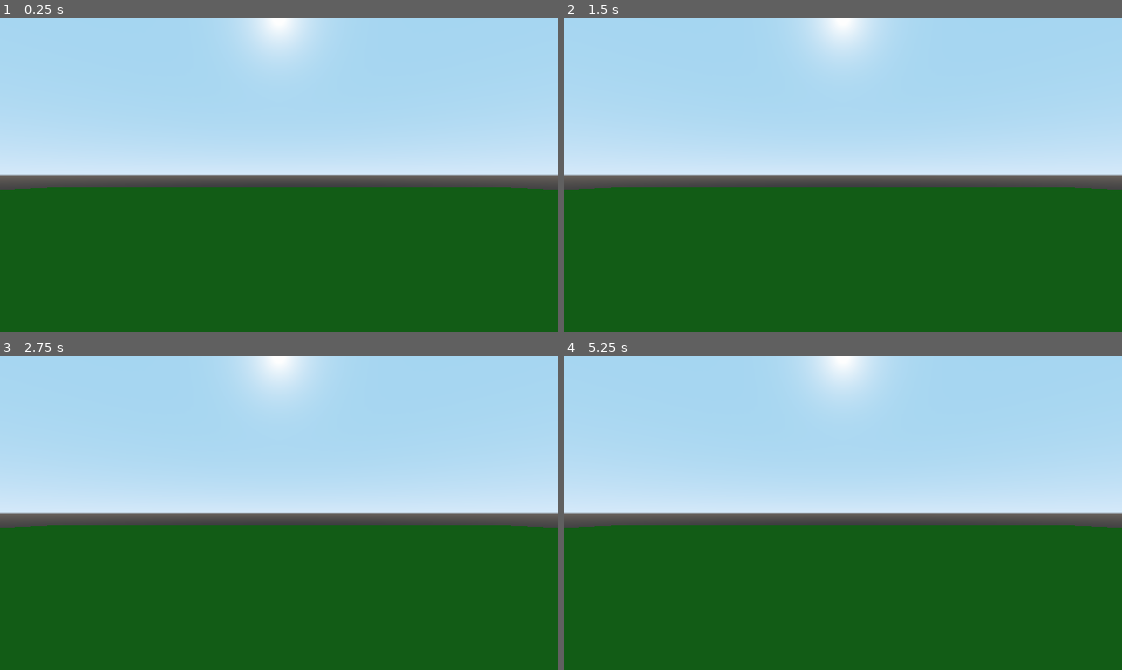
Above: before the commit, frames 1-4 (two rows, left to right).
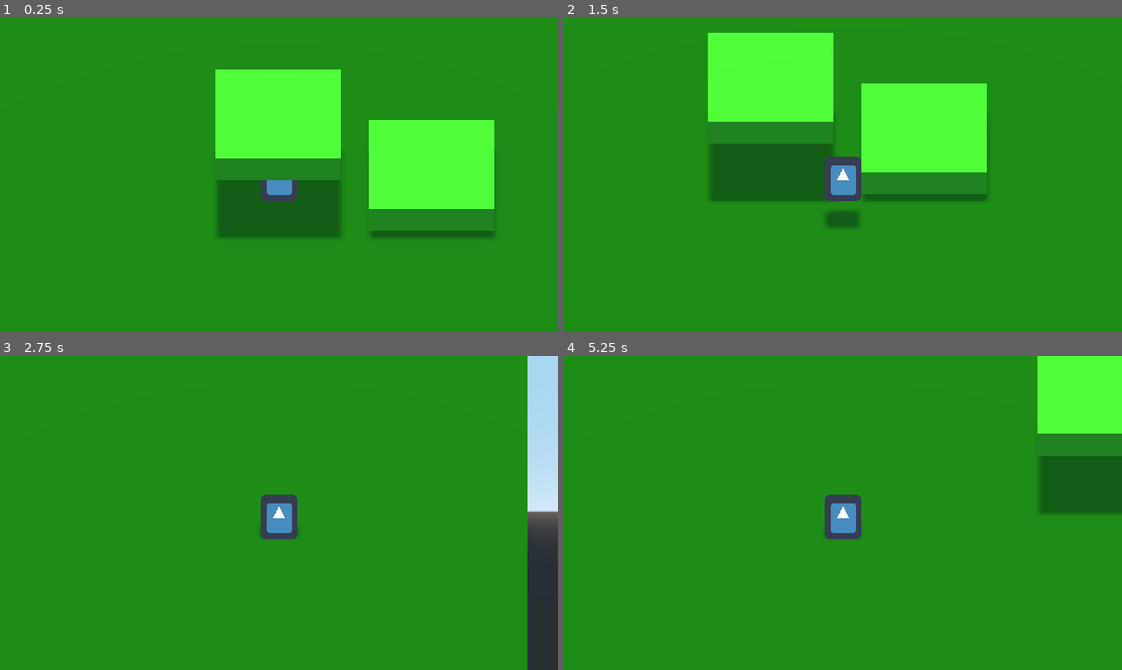
Above: after the commit, the same moments.

Repository: ucsdRgross/gamedev
Game: Godot game, scene res://World/World.tscn
The game is run twice, just before and just after one commit, with the same random seed, the same clock (stepped at 60 frames per second) and the same inputs. The engine's default icon, where the game draws it, is replaced by a stand-in: a white triangle on a blue panel in a dark square.
Inputs:
- Up to frame 1 (0.25 s): no input
- Up to frame 2 (1.5 s): tap Enter at 0.5 s; hold D (right) 0.53-1.28 s; tap Space (jump, bound only after the commit) at 0.6, 0.77, 1.07, 1.35 s; hold S (down, bound only before the commit) from 1.28 s (still down)
- Up to frame 3 (2.75 s): tap Space (jump, bound only after the commit) at 1.52, 1.82, 2.1 s; release S (down, bound only before the commit) at 2.03 s; hold D (right) from 2.03 s (still down)
- Up to frame 4 (5.25 s): release D (right) at 2.78 s; hold W (up, bound only before the commit) 2.78-3.53 s; tap Space (jump, bound only after the commit) at 2.85, 3.02, 3.32, 3.6, 3.77, 4.07, 4.35, 4.52, 4.82, 5.1 s; hold A (left) 3.53-5.03 s; hold S (down, bound only before the commit) from 5.03 s (still down)

The runs differ from the first frame. In frame 1, 96% of the frame differs, in the area x 0-100%, y 0-100%; in frame 2, 98%; in frame 3, 97%; in frame 4, 100%.

Commit message:
basic 2.5d jumping and movement implemented

Diff:
--- a/Godot/World/World.tscn
+++ b/Godot/World/World.tscn
@@ -10,10 +10,17 @@
 transform = Transform( 1, 0, 0, 0, 1, 0, 0, 0, 1, -0.0397086, 2.62459, 0.00905895 )
 
 [node name="box2" parent="." instance=ExtResource( 1 )]
-transform = Transform( 1, 0, 0, 0, 1, 0, 0, 0, 1, 4.86302, 1.44616, 0.00905895 )
+transform = Transform( 1, 0, 0, 0, 1, 0, 0, 0, 1, 4.86302, 0.346488, 0.00905895 )
 
 [node name="ground" parent="." instance=ExtResource( 2 )]
 transform = Transform( 10, 0, 0, 0, 1, 0, 0, 0, 10, 0, -1, 0 )
 
 [node name="Player" parent="." instance=ExtResource( 3 )]
 transform = Transform( 1, 0, 0, 0, 1, 0, 0, 0, 1, 0, 1.0894, 0 )
+
+[node name="DirectionalLight" type="DirectionalLight" parent="."]
+transform = Transform( 1, 0, 0, 0, -4.37114e-08, 1, 0, -1, -4.37114e-08, 0, 15.9633, 0 )
+light_indirect_energy = 0.0
+light_specular = 0.0
+shadow_enabled = true
+directional_shadow_mode = 0
--- a/Godot/entities/player/Player.gd
+++ b/Godot/entities/player/Player.gd
@@ -1,41 +1,39 @@
-extends KinematicBody2D
+extends KinematicBody
 
-# Declare member variables here.
-export (int) var MAX_SPEED = 200
-export (int) var ACCELERATION = MAX_SPEED * 5
-export (int) var FRICTION = MAX_SPEED * 5
+# How fast the player moves in meters per second.
+export var speed = 14
+# The downward acceleration when in the air, in meters per second squared.
+export var fall_acceleration = 75
+export var jump_impulse = 20
 
-var velocity = Vector2.ZERO
-
-var screen_size = Vector2.ZERO
-
-# Called when the node enters the scene tree for the first time.
-func _ready():
-	screen_size = get_viewport_rect().size
-	print(screen_size)
+var velocity = Vector3.ZERO
 
 #gets key presses
 #https://docs.godotengine.org/en/stable/tutorials/2d/2d_movement.html#:~:text=Click-and-move,-This%20last%20example&text=Clicking%20on%20the%20screen%20will,move%20to%20the%20target%20location.
 func movement(delta):
-	var input_vector = Vector2()
+	var direction = Vector3.ZERO
+
 	if Input.is_action_pressed("right"):
-		input_vector.x += 1
+		direction.x += 1
 	if Input.is_action_pressed("left"):
-		input_vector.x -= 1
-	if Input.is_action_pressed("down"):
-		input_vector.y += 1
-	if Input.is_action_pressed("up"):
-		input_vector.y -= 1
-	input_vector = input_vector.normalized()
-	if input_vector != Vector2.ZERO:
-		velocity = velocity.move_toward(input_vector * MAX_SPEED, ACCELERATION * delta)
-	else:
-		velocity = velocity.move_toward(Vector2.ZERO, FRICTION * delta)
-	move_and_slide(velocity * delta)
+		direction.x -= 1
+	if Input.is_action_pressed("back"):
+		direction.z += 1
+	if Input.is_action_pressed("forward"):
+		direction.z -= 1
 
-	#player cannot move beyond edge of screen
-	position.x = clamp(position.x, 0, screen_size.x)
-	position.y = clamp(position.y, 0, screen_size.y)
+	if direction != Vector3.ZERO:
+		direction = direction.normalized()
+		#$Pivot.look_at(translation + direction, Vector3.UP)
+
+	velocity.x = direction.x * speed
+	velocity.z = direction.z * speed
+	velocity.y -= fall_acceleration * delta
+
+	if is_on_floor() and Input.is_action_just_pressed("jump"):
+		velocity.y += jump_impulse
+
+	velocity = move_and_slide(velocity, Vector3.UP)
 
 # Called every frame. 'delta' is the elapsed time since the previous frame.
 func _physics_process(delta):
--- a/Godot/entities/player/Player.tscn
+++ b/Godot/entities/player/Player.tscn
@@ -1,15 +1,27 @@
-[gd_scene load_steps=2 format=2]
+[gd_scene load_steps=4 format=2]
 
 [ext_resource path="res://icon.png" type="Texture" id=1]
+[ext_resource path="res://entities/player/Player.gd" type="Script" id=2]
+
+[sub_resource type="BoxShape" id=1]
+extents = Vector3( 0.590379, 0.677128, 0.395059 )
 
 [node name="Player" type="KinematicBody"]
+script = ExtResource( 2 )
 
 [node name="CollisionShape" type="CollisionShape" parent="."]
+shape = SubResource( 1 )
 
 [node name="Position3D" type="Position3D" parent="."]
+transform = Transform( 1, 0, 0, 0, 0.707107, 0.707107, 0, -0.707107, 0.707107, 0, 0, 0 )
 
 [node name="Sprite3D" type="Sprite3D" parent="Position3D"]
-billboard = 1
+transform = Transform( 1.78303, 0, 0, 0, 2.22528, 0.625282, 0, 0.625282, 2.22528, 0, 0, 0 )
+alpha_cut = 2
 texture = ExtResource( 1 )
 
 [node name="Camera" type="Camera" parent="Position3D/Sprite3D"]
+transform = Transform( 0.560843, 0, 0, 0, 0.487904, -0.137096, 0, -0.137096, 0.487904, 0, -1.47832, 5.46597 )
+projection = 1
+current = true
+size = 10.0
--- a/Godot/project.godot
+++ b/Godot/project.godot
@@ -49,7 +49,7 @@
 
 [input]
 
-up={
+forward={
 "deadzone": 0.5,
 "events": [ Object(InputEventKey,"resource_local_to_scene":false,"resource_name":"","device":0,"alt":false,"shift":false,"control":false,"meta":false,"command":false,"pressed":false,"scancode":0,"physical_scancode":87,"unicode":0,"echo":false,"script":null)
  ]
@@ -59,7 +59,7 @@
 "events": [ Object(InputEventKey,"resource_local_to_scene":false,"resource_name":"","device":0,"alt":false,"shift":false,"control":false,"meta":false,"command":false,"pressed":false,"scancode":0,"physical_scancode":68,"unicode":0,"echo":false,"script":null)
  ]
 }
-down={
+back={
 "deadzone": 0.5,
 "events": [ Object(InputEventKey,"resource_local_to_scene":false,"resource_name":"","device":0,"alt":false,"shift":false,"control":false,"meta":false,"command":false,"pressed":false,"scancode":0,"physical_scancode":83,"unicode":0,"echo":false,"script":null)
  ]
@@ -67,6 +67,11 @@
 left={
 "deadzone": 0.5,
 "events": [ Object(InputEventKey,"resource_local_to_scene":false,"resource_name":"","device":0,"alt":false,"shift":false,"control":false,"meta":false,"command":false,"pressed":false,"scancode":0,"physical_scancode":65,"unicode":0,"echo":false,"script":null)
+ ]
+}
+jump={
+"deadzone": 0.5,
+"events": [ Object(InputEventKey,"resource_local_to_scene":false,"resource_name":"","device":0,"alt":false,"shift":false,"control":false,"meta":false,"command":false,"pressed":false,"scancode":0,"physical_scancode":32,"unicode":0,"echo":false,"script":null)
  ]
 }
 
